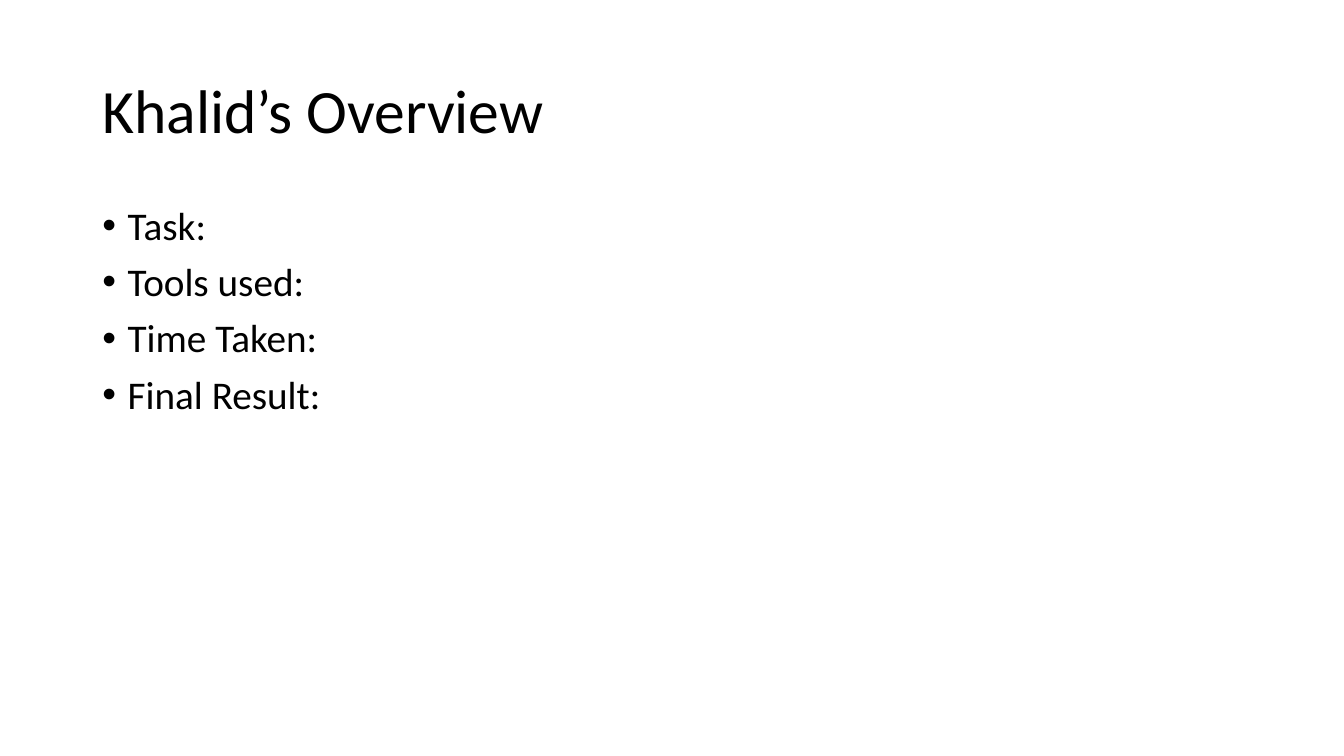
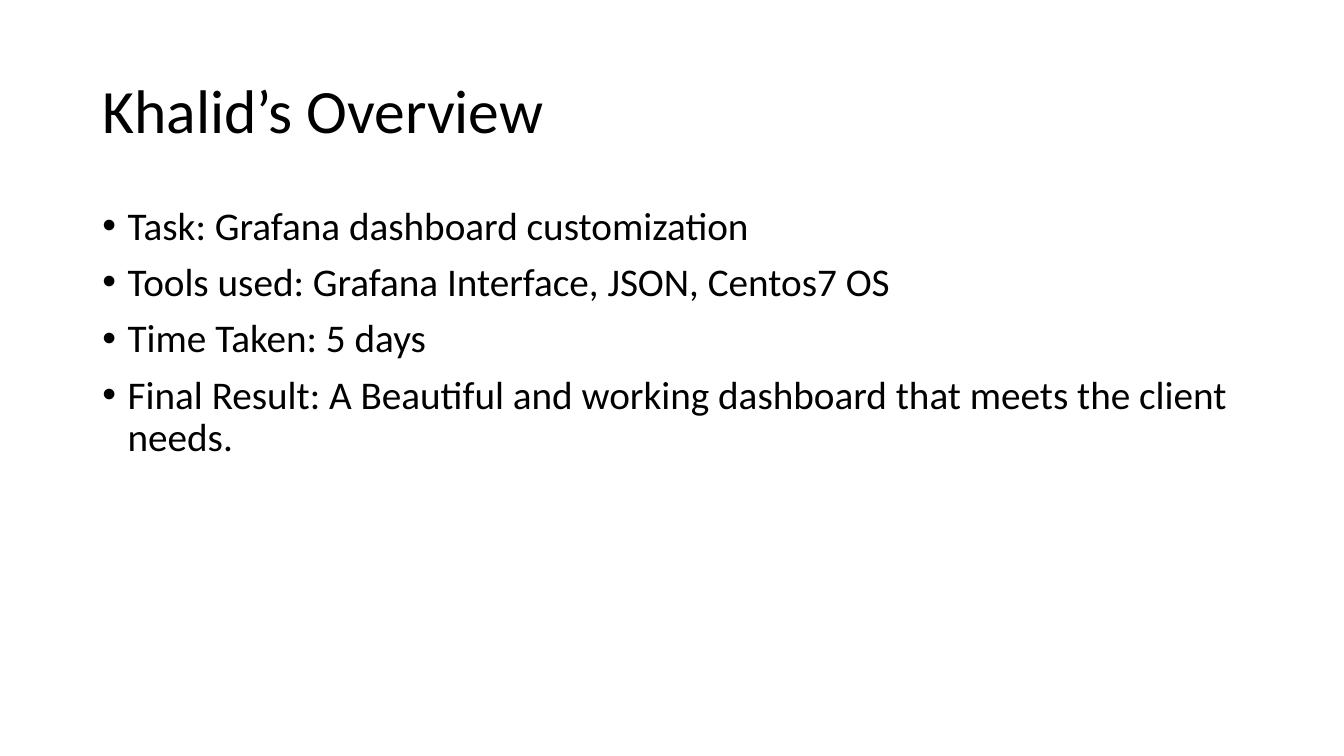
Before and after one commit to Aliii98/osoc19, a slide deck: slide 15 of OSOC-Final.pptx. Drawn at 1344x756 pixels with LibreOffice and Linux fonts; fonts in the diff are those of the drawing. Boxes give left, top, right and bottom in pixels: in the first picture for what was removed or moved away, otherwise in the second. Text is boxed around its words. In the diff, an @@ line names an element or a change of style, - is before the commit and + after.

```diff
--- a/OSOC-Final.pptx
+++ b/OSOC-Final.pptx
@@ text at [128,212,1226,452]: text changed @@
-• Task:
-• Tools used:
-• Time Taken:
-• Final Result:
+• Task: Grafana dashboard customization
+• Tools used: Grafana Interface, JSON, Centos7 OS
+• Time Taken: 5 days
+• Final Result: A Beautiful and working dashboard that meets the client needs.
```
Also in this commit, not shown: 2 other slides changed.
